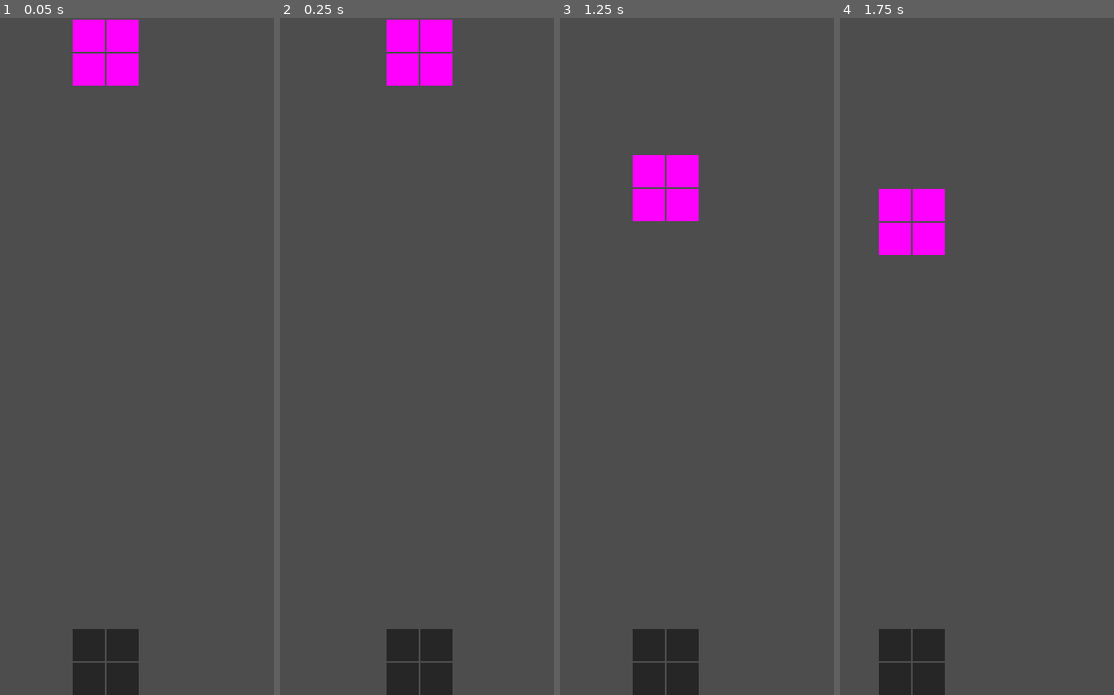
Above: before the commit, frames 1-4 (left to right).
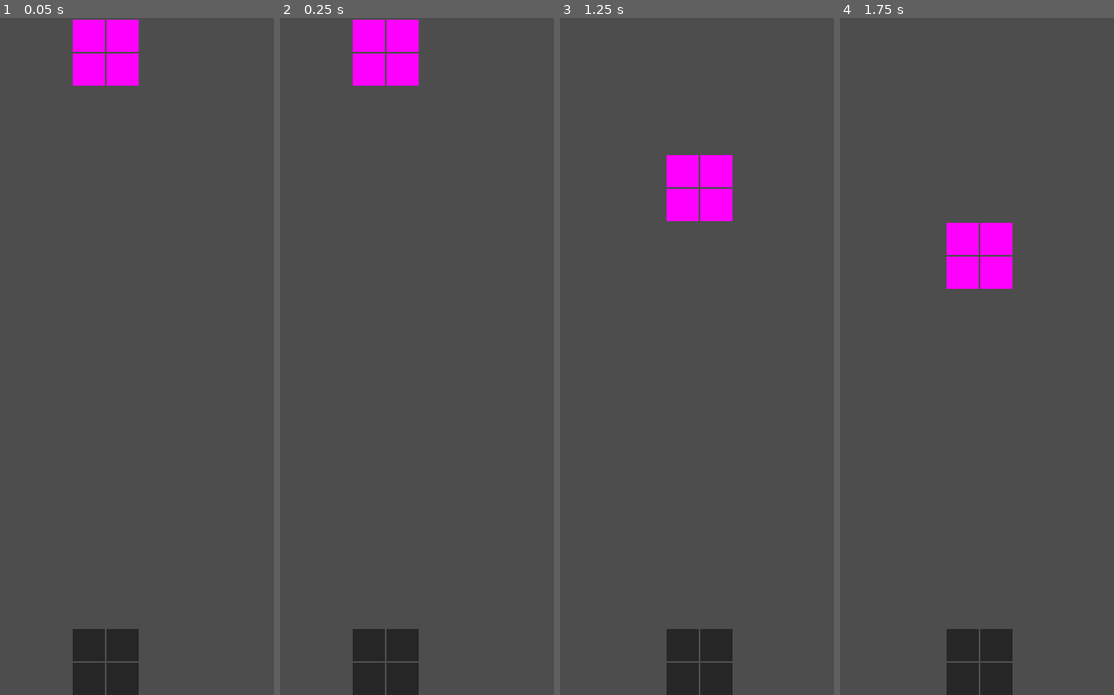
Above: after the commit, the same moments.

Repository: kasworld/gd4tetris
Game: Godot game, scene res://main.tscn
The game is run twice, just before and just after one commit, with the same random seed, the same clock (stepped at 60 frames per second) and the same inputs.
Inputs:
- Up to frame 1 (0.05 s): no input
- Up to frame 2 (0.25 s): no input
- Up to frame 3 (1.25 s): no input
- Up to frame 4 (1.75 s): no input

Frame 1 is identical in both runs. In frame 2, 4.5% of the frame differs, in the area x 26-63%, y 0-100%; in frame 3, 4.5%; in frame 4, 8.9%, in the area x 14-63%, y 25-100%.

Commit message:
add readme

Diff:
--- a/main.tscn
+++ b/main.tscn
@@ -6,11 +6,11 @@
 script = ExtResource("1_bc11j")
 
 [node name="ForceDownTimer" type="Timer" parent="."]
-wait_time = 0.295
+wait_time = 0.25
 autostart = true
 
 [node name="ActTimer" type="Timer" parent="."]
-wait_time = 0.118
+wait_time = 0.25
 autostart = true
 
 [connection signal="timeout" from="ForceDownTimer" to="." method="_on_force_down_timer_timeout"]
Not shown, added: readme.md
